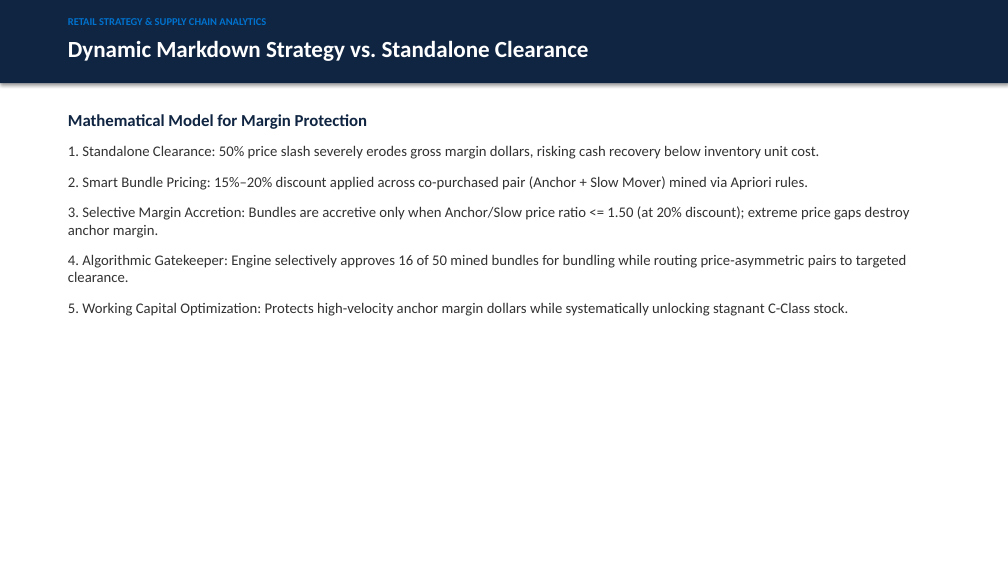
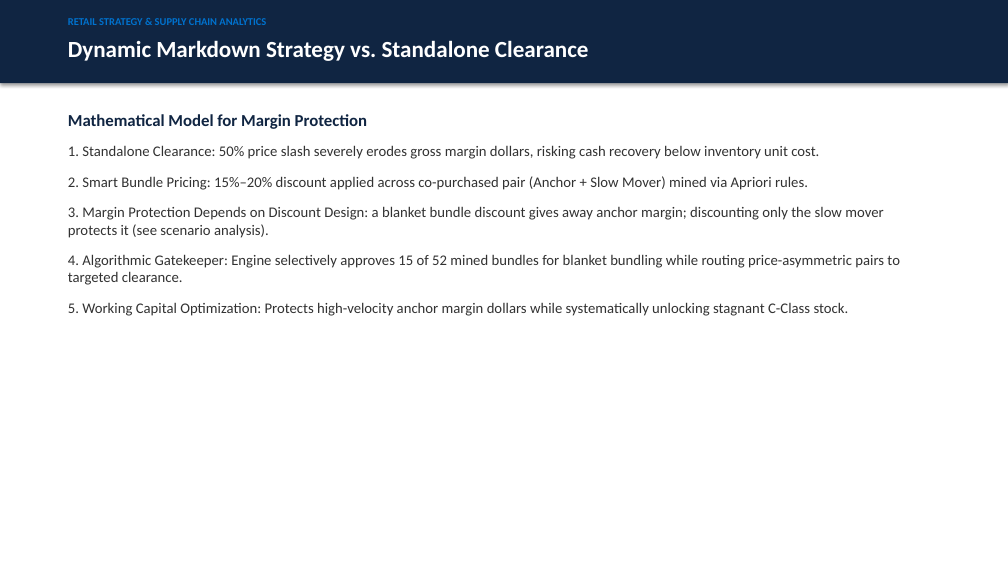
Before and after one commit to PriyankaHichkad/Market-Basket-Sentiment-Clearance-Optimizer, a slide deck: slide 7 of reports/executive_presentation_deck.pptx. Drawn at 1008x567 pixels with LibreOffice and Linux fonts; fonts in the diff are those of the drawing. Boxes give left, top, right and bottom in pixels: in the first picture for what was removed or moved away, otherwise in the second. Text is boxed around its words. In the diff, an @@ line names an element or a change of style, - is before the commit and + after.

Commit message:
Clearance scenarios

```diff
--- a/reports/executive_presentation_deck.pptx
+++ b/reports/executive_presentation_deck.pptx
@@ text at (x1=68, y1=206, x2=900, y2=285): text changed @@
-3. Selective Margin Accretion: Bundles are accretive only when Anchor/Slow price ratio <= 1.50 (at 20% discount); extreme price gaps destroy anchor margin.
-4. Algorithmic Gatekeeper: Engine selectively approves 16 of 50 mined bundles for bundling while routing price-asymmetric pairs to targeted clearance.
+3. Margin Protection Depends on Discount Design: a blanket bundle discount gives away anchor margin; discounting only the slow mover protects it (see scenario analysis).
+4. Algorithmic Gatekeeper: Engine selectively approves 15 of 52 mined bundles for blanket bundling while routing price-asymmetric pairs to targeted clearance.
```
Also in this commit, not shown: 2 other slides changed, 6 other files.
